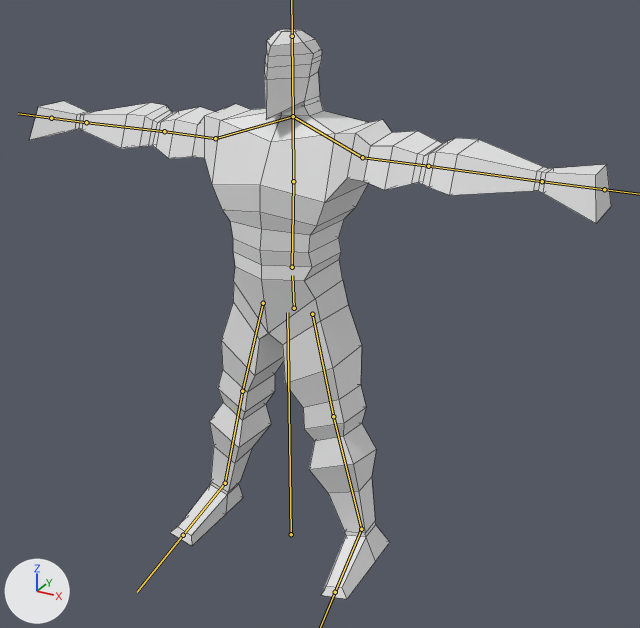
One commit to the FBX model Assets/LudumDare51/Fencer/man.fbx: the scene before it, then after it.
One viewpoint serves both versions: a 50 mm lens placed at (1.52, -2.52, 2.26), pointed at (0.12, 0.02, 0.99). Lighting does not change. The marker at lower left points along +X, +Y and +Z. The bones that bend it are drawn over the model as lines. Mesh edges are drawn as thin lines.

Names of what the first picture shows: 'Man'.
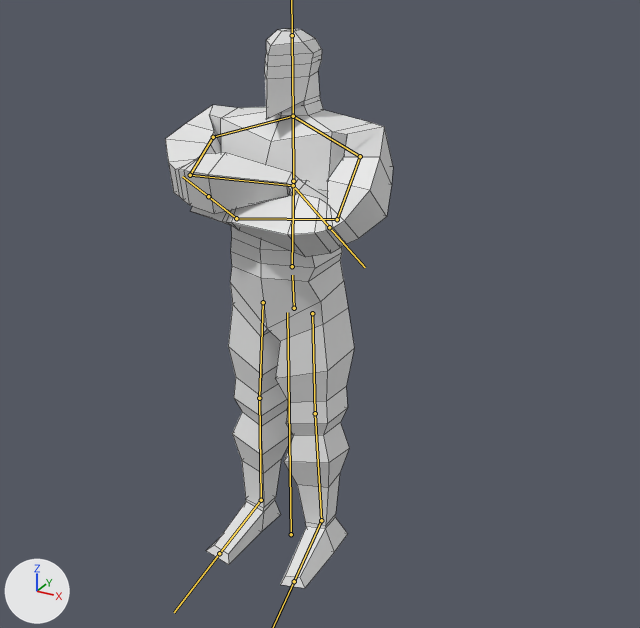
The newer file adds an action. The first version stands in its rest pose; the second is drawn at frame 9 of the action 'Armature|Talk'.

The edits, one by one:
Bone 'Shoulder.L' (bone_shoulder_l) turns from (0, 0, 0) to (3, 2, 1) degrees about its own x, y and z.
Bone 'UpperArm.L' (bone_upperarm_l) turns from (0, 0, 0) to (88, 47, -3) degrees about its own x, y and z.
Bone 'LowerArm.L' (bone_lowerarm_l) turns from (0, 0, 0) to (78, 0, 0) degrees about its own x, y and z.
Bone 'Hand.L' (bone_hand_l) turns from (0, 0, 0) to (35, -12, -20) degrees about its own x, y and z.
Bone 'Shoulder.R' (bone_shoulder_r) turns from (0, 0, 0) to (3, -1, -1) degrees about its own x, y and z.
Bone 'UpperArm.R' (bone_upperarm_r) turns from (0, 0, 0) to (102, -20, -3) degrees about its own x, y and z.
Bone 'LowerArm.R' (bone_lowerarm_r) turns from (0, 0, 0) to (85, 0, 0) degrees about its own x, y and z.
Bone 'Hand.R' (bone_hand_r) turns from (0, 0, 0) to (-9, 47, 42) degrees about its own x, y and z.
Bone 'UpperLeg.L' (bone_upperleg_l) turns from (0, 0, 0) to (0, -4, -11) degrees about its own x, y and z.
Bone 'Foot.L' (bone_foot_l) turns from (0, 0, 0) to (0, 12, 1) degrees about its own x, y and z.
Bone 'UpperLeg.R' (bone_upperleg_r) turns from (0, 0, 0) to (0, 4, 11) degrees about its own x, y and z.
Bone 'Foot.R' (bone_foot_r) turns from (0, 0, 0) to (0, -12, -1) degrees about its own x, y and z.

Boxes [x1, y1, x2, y2] around the edits, measured in the pictures (640 x 628 px):
'Man', posed (61% narrower)
    before: [30, 29, 611, 599]
    after: [165, 29, 393, 588]
bone 'Shoulder.L', root to tip
    before: (293, 116) to (362, 157)
    after: (293, 116) to (360, 156)
bone 'UpperArm.L', root to tip
    before: (362, 157) to (428, 166)
    after: (360, 156) to (337, 219)
bone 'LowerArm.L', root to tip
    before: (428, 166) to (542, 181)
    after: (337, 219) to (236, 218)
bone 'Hand.L', root to tip
    before: (542, 181) to (604, 189)
    after: (236, 218) to (208, 196)
bone 'Shoulder.R', root to tip
    before: (293, 116) to (215, 138)
    after: (293, 116) to (213, 137)
bone 'UpperArm.R', root to tip
    before: (215, 138) to (164, 131)
    after: (213, 137) to (190, 175)
bone 'LowerArm.R', root to tip
    before: (164, 131) to (86, 122)
    after: (190, 175) to (293, 185)
bone 'Hand.R', root to tip
    before: (86, 122) to (51, 118)
    after: (293, 185) to (329, 227)
bone 'UpperLeg.L', root to tip
    before: (312, 314) to (333, 416)
    after: (312, 313) to (315, 413)
bone 'Foot.L', root to tip
    before: (361, 529) to (335, 592)
    after: (321, 520) to (294, 581)
bone 'UpperLeg.R', root to tip
    before: (263, 303) to (242, 391)
    after: (263, 302) to (259, 398)
bone 'Foot.R', root to tip
    before: (225, 483) to (183, 535)
    after: (261, 500) to (219, 553)
